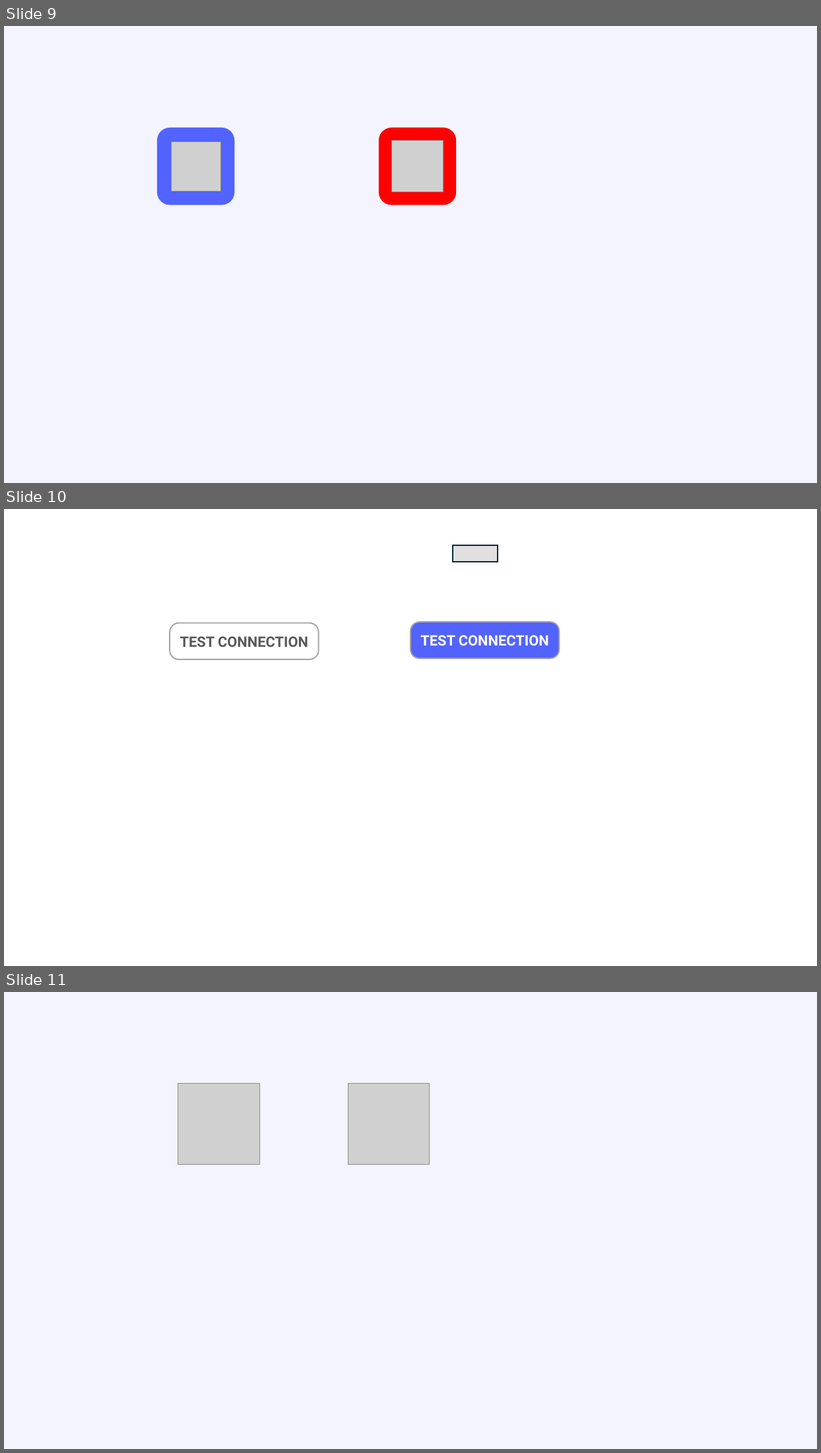
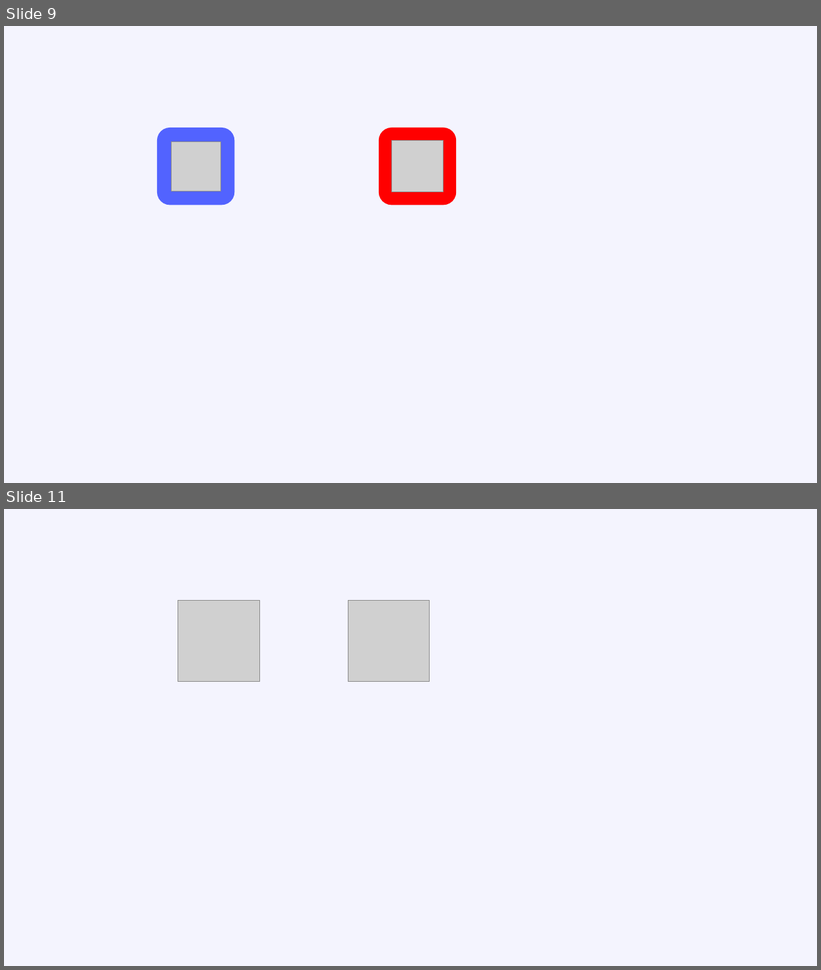
Before and after one commit to llcuong/IPQC, a slide deck: temp/safd.pptm. Shown one above the other, each under a label of ours: slides 9, 10 and 11 before the commit, slides 9 and 11 after it; the slides between them are not shown. The pictures are 821x1453 and 821x970 pixels, drawn with LibreOffice and Linux fonts; fonts in the diff are those of the drawing; grey boxes stand for pictures. Boxes give left, top, right and bottom in pixels: in the first picture for what was removed or moved away, otherwise in the second. Text is boxed around its words. In the diff, an @@ line names an element or a change of style, - is before the commit and + after.

```diff
--- a/temp/safd.pptm
+++ b/temp/safd.pptm
@@ slide 10 removed at [4, 509, 817, 966], background #FFFFFF @@
@@ rectangle removed at [453, 545, 498, 561] @@
@@ rounded rectangle removed at [170, 623, 319, 659] @@
-TEST CONNECTION
@@ rounded rectangle removed at [411, 622, 560, 658] @@
-TEST CONNECTION
```
Also in this commit, not shown: 1 slide changed, 1 slide added, 8 other files.
